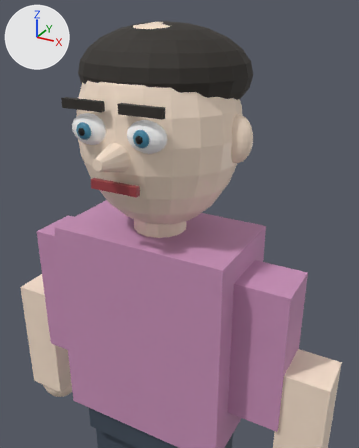
A saved change to the glTF model game/assets/models/generated_humanoids/hr_00.glb.
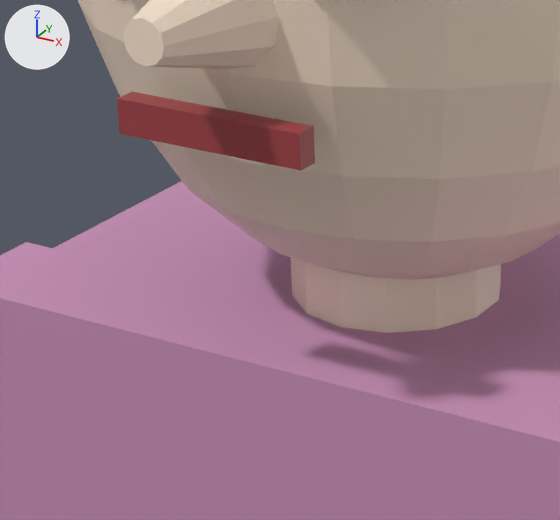
Each version appears first from a 50 mm camera at (0.72, -1.189, 3.008) aimed at (0.161, -0.174, 2.5), and next in a close-up on the part from 17% to 56% of the width and 35% to 64% of the height. Arrows for +X, +Y and +Z are at upper left; the lights stay in place. The first two pictures are the older version. Vertices at exactly the same position are counted once.

In view in the first close-up: 'Head', 'Mouth', 'Neck', 'Nose', 'Torso', 'UpperArm.R'.
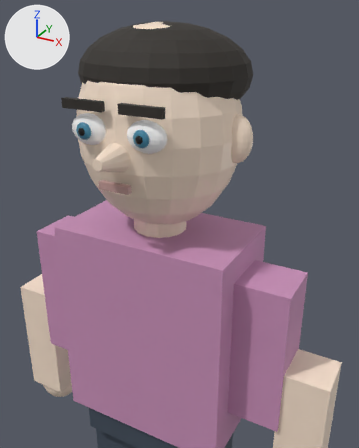
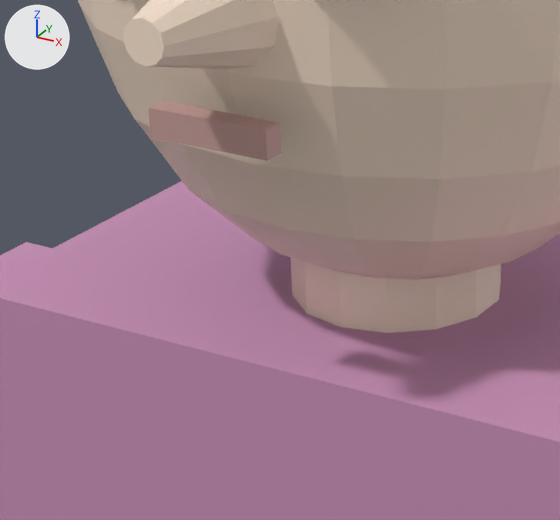
Changed parts and their boxes [x1, y1, x2, y2] in the close-ups (560 x 520 px):
```json
{"object": "Mouth", "change": "recoloured, rescaled", "before": [117, 92, 315, 171], "after": [148, 101, 281, 161], "on screen": "lighter, 33% narrower, 24% shorter"}
```

The change, as JSON lines over the scene's bpy script:
```json
{"op": "set", "path": "mat_mouth_018.base_color", "old": "(0.35, 0.05, 0.06)", "new": "(0.55, 0.33, 0.31)", "note": "red #a03f45 -> pink #c49b97"}
{"block": "me_cube_300", "where": "# used by ob_mouth; location = (0.0, 0.0, 0.9)"}
{"op": "remove", "block": "me_cube_300", "code": "me_cube_300.from_pydata(...)  # 8 vertices, 12 faces; spans x -0.07..0.07, y -0.228..-0.212, z 1.673..1.697"}
{"op": "add", "block": "me_cube_300", "code": "me_cube_300.from_pydata(...)  # 8 vertices, 12 faces; spans x -0.045..0.045, y -0.228..-0.212, z 1.675..1.695"}
{"block": "me_cube_300", "change": "me_cube_300 part 1: the whole mesh is scaled about its middle by (0.643, 1, 0.833)"}
```
